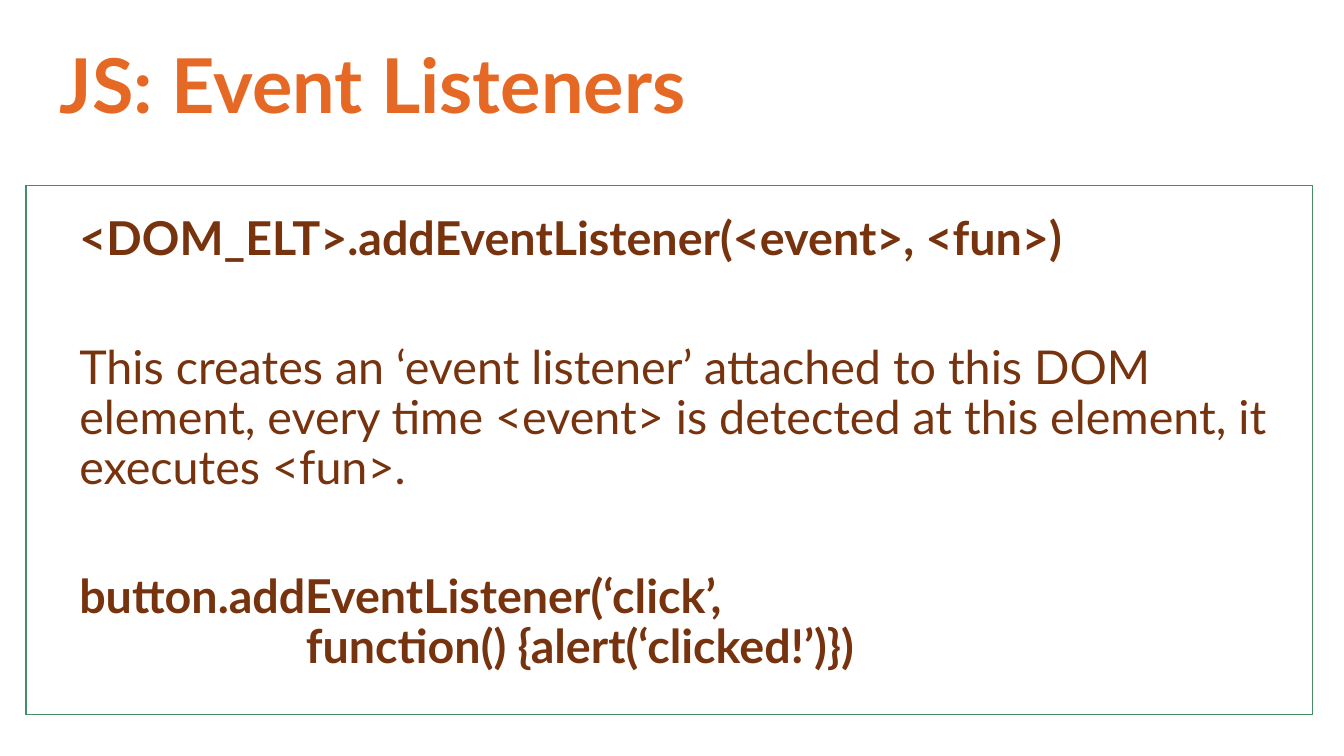
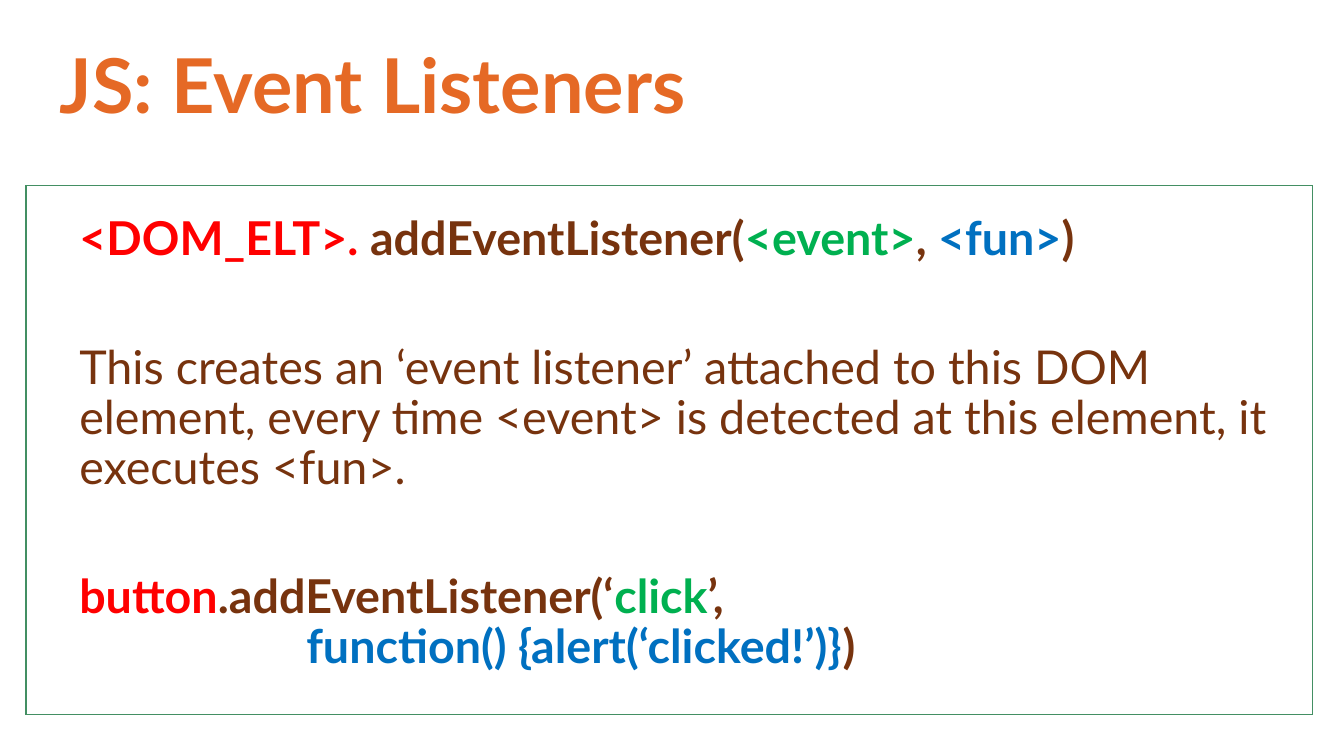
Before and after one commit to ACHolmes/CS50TF-2022F, a slide deck: slide 14 of lab8/CS50 Lab 8.pptx (slide 6 before the commit). Drawn at 1344x756 pixels with LibreOffice and Linux fonts; fonts in the diff are those of the drawing; background and template pictures are left out. Boxes give left, top, right and bottom in pixels: in the first picture for what was removed or moved away, otherwise in the second. Text is boxed around its words. In the diff, an @@ line names an element or a change of style, - is before the commit and + after.

```diff
--- a/lab8/CS50 Lab 8.pptx
+++ b/lab8/CS50 Lab 8.pptx
@@ text at (x1=79, y1=218, x2=1074, y2=262): spaces changed @@
-<DOM_ELT>.addEventListener(<event>, <fun>)
+<DOM_ELT>. addEventListener(<event>, <fun>)
@@ text at (x1=79, y1=576, x2=855, y2=671): text colour #77330E to #FF0000, text colour #77330E to #00B050 in "button.addEventListener(‘click’,"; text colour #77330E to #0070C0 in "function() {alert(‘clicked!’)})" @@
```
Also in this commit, not shown: 5 other slides changed, 12 slides added, 4 slides removed, 6 other files.
